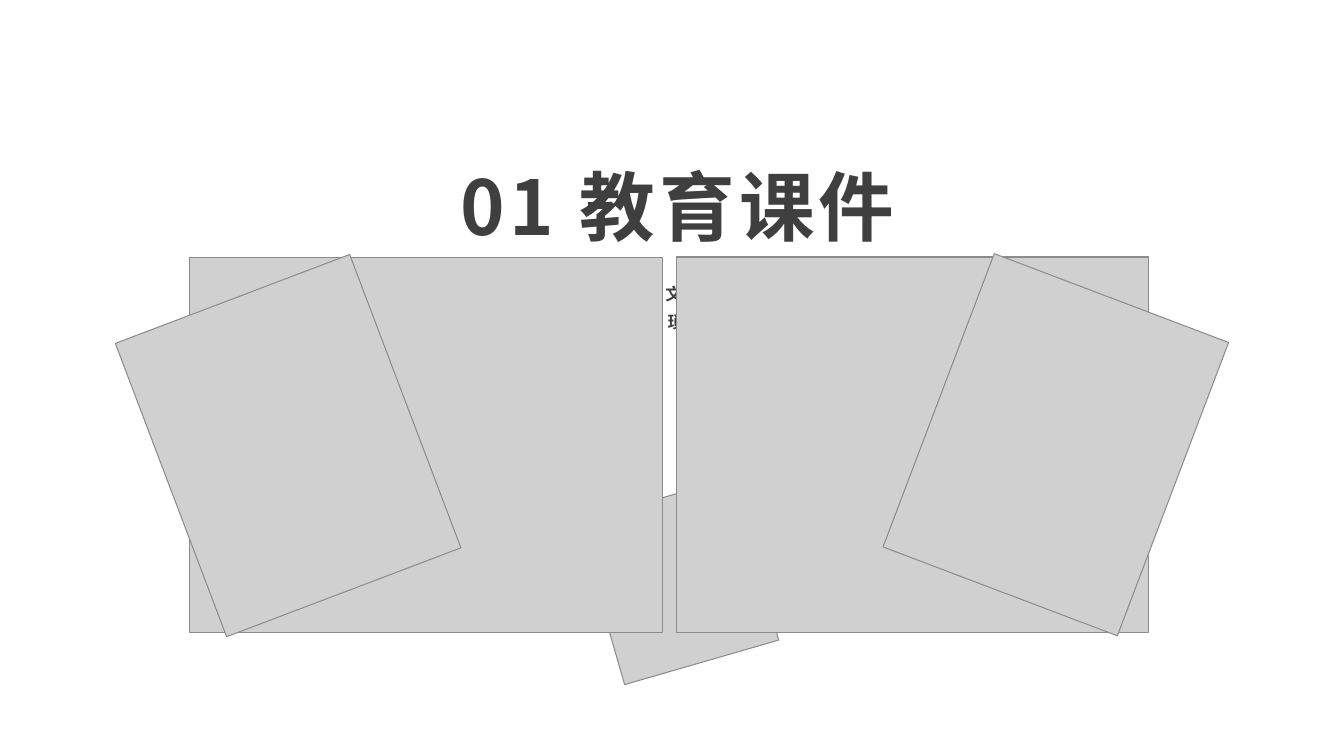
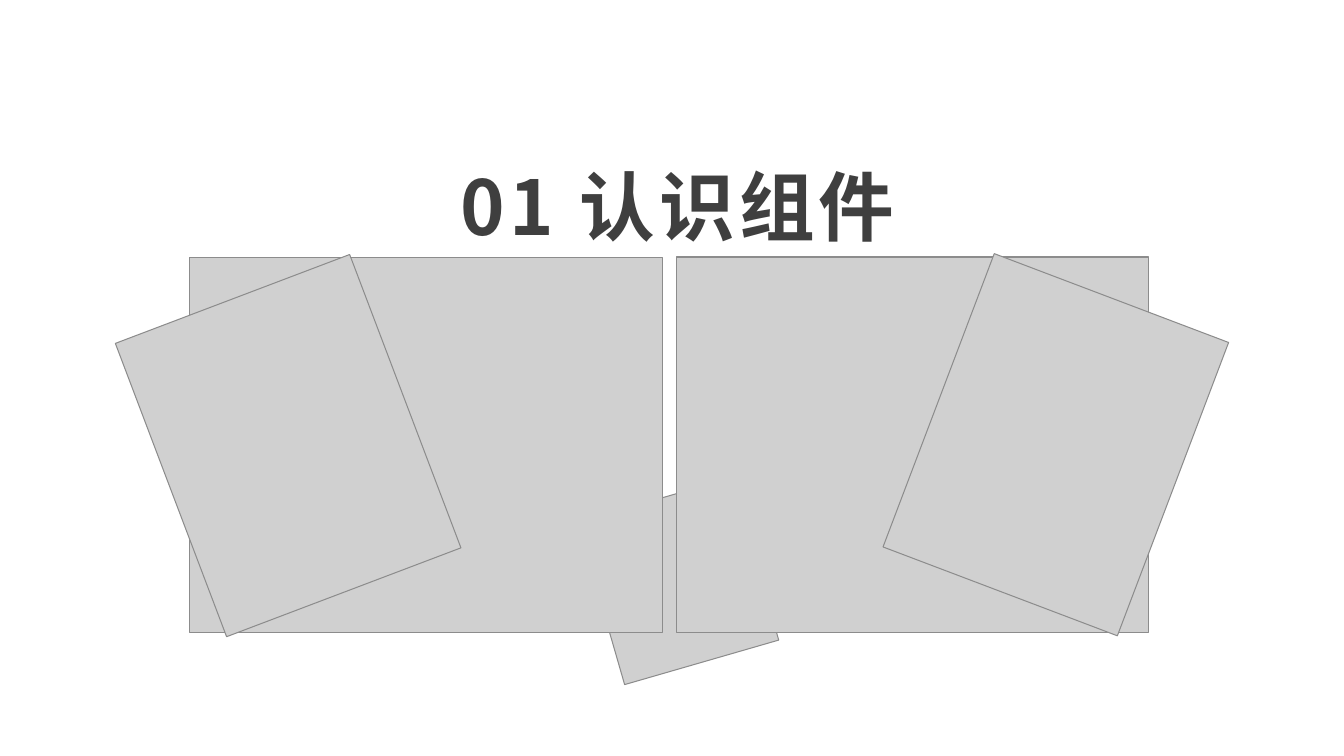
Before and after one commit to Barretem/blog, a slide deck: slide 3 of 如何快速上手Vue系列/2、Vue组件封装/vue组件精讲分享ppt.pptx. Drawn at 1344x756 pixels with LibreOffice and Linux fonts; fonts in the diff are those of the drawing; grey boxes stand for pictures; background and template pictures are left out. Boxes give left, top, right and bottom in pixels: in the first picture for what was removed or moved away, otherwise in the second. Text is boxed around its words. In the diff, an @@ line names an element or a change of style, - is before the commit and + after.

```diff
--- a/如何快速上手Vue系列/2、Vue组件封装/vue组件精讲分享ppt.pptx
+++ b/如何快速上手Vue系列/2、Vue组件封装/vue组件精讲分享ppt.pptx
@@ text at box(461, 170, 895, 242): text changed @@
-01 教育课件
+01 认识组件
@@ text removed at box(435, 283, 913, 333) @@
-请在此处添加具体内容，文字尽量言简意赅，简单说明即可，不必过于繁琐，注意版面美观度。
```
Also in this commit, not shown: 2 other slides changed, 9 slides added, 9 slides removed, 1 other file.
